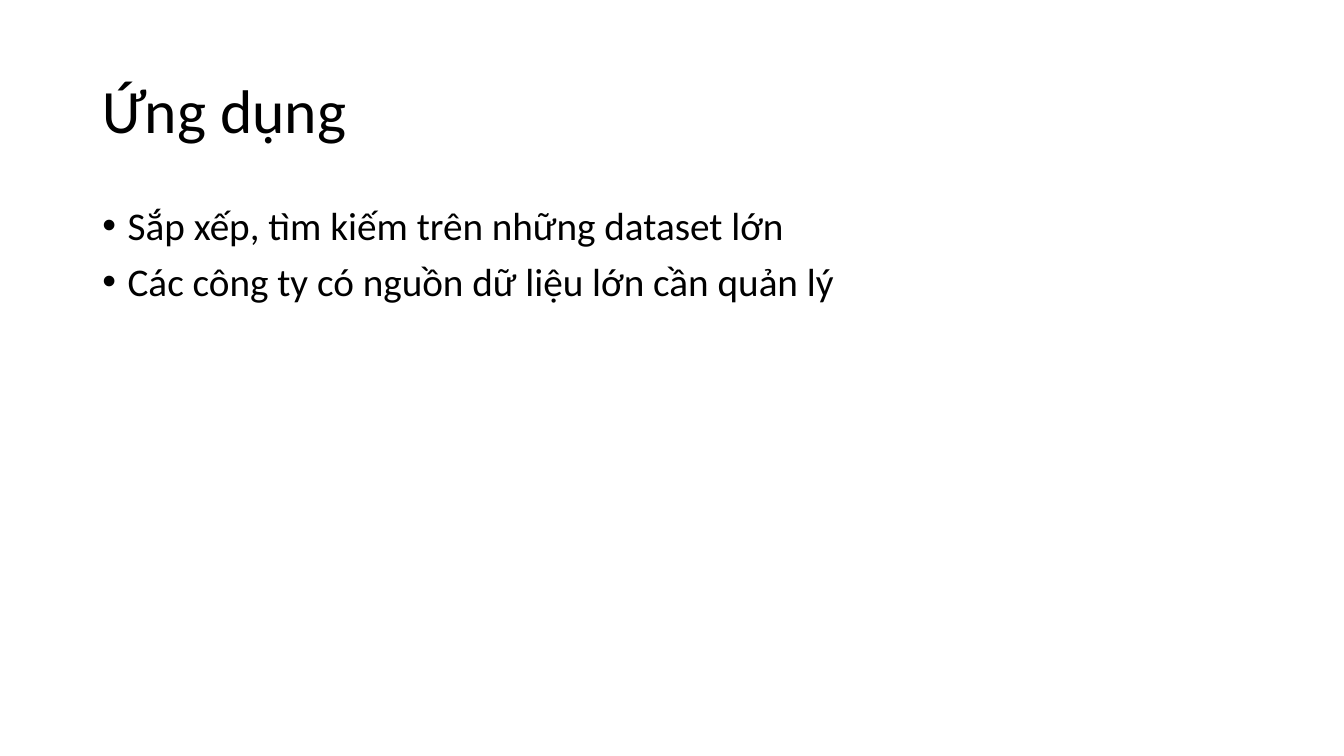
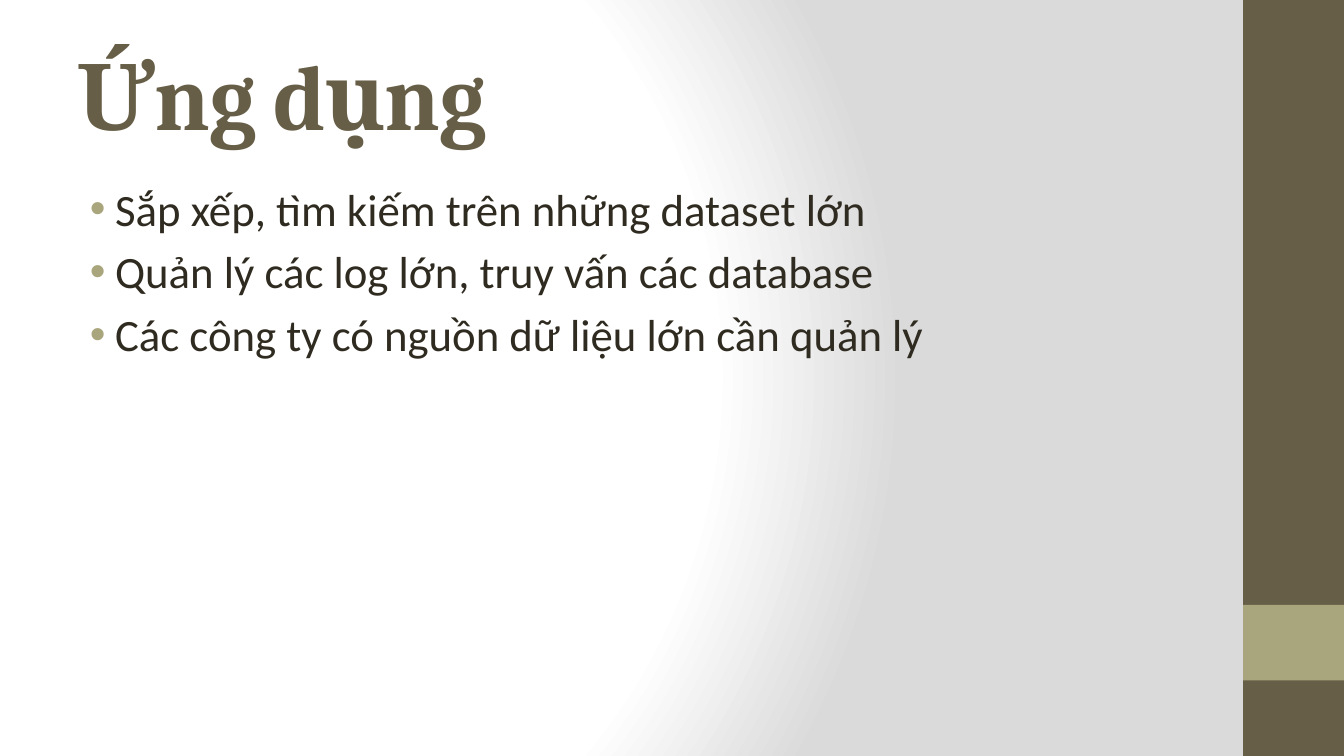
Before and after one commit to unicorn-vn/cs523-o11-team-12, a slide deck: slide 11 of slide/Sắp xếp ngoại (External Sort).pptx (slide 10 before the commit). Drawn at 1344x756 pixels with LibreOffice and Linux fonts; fonts in the diff are those of the drawing. Boxes give left, top, right and bottom in pixels: in the first picture for what was removed or moved away, otherwise in the second. Text is boxed around its words. In the diff, an @@ line names an element or a change of style, - is before the commit and + after.

```diff
--- a/slide/Sắp xếp ngoại (External Sort).pptx
+++ b/slide/Sắp xếp ngoại (External Sort).pptx
@@ background #FFFFFF to gradient #FFFFFF to #DADADA @@
@@ rectangle added at <box>1243,0,1344,756</box>, fill #675E47 @@
@@ title "Ứng dụng": place and size @@
-title "Ứng dụng" at <box>102,82,346,144</box>
+title "Ứng dụng" at <box>68,30,1188,156</box>
@@ title "Ứng dụng" at <box>68,30,1188,156</box>: size 44 to 66 pt, font Calibri to Cambria, text colour #000000 to #675E47, letter spacing 0 to -1 pt, bold on; line spacing 0.9 to 1 @@
@@ text "Sắp xếp, tìm kiếm trên ...": place and size @@
-text "Sắp xếp, tìm kiếm trên ..." at <box>128,208,834,303</box>
+text "Sắp xếp, tìm kiếm trên ..." at <box>115,190,923,359</box>
@@ text at <box>115,190,923,359</box>: size 28 to 32 pt, text colour #000000 to #2F2B20 in "Sắp xếp, tìm kiếm trên những dataset ...", "Các công ty có nguồn dữ liệu ..."; indent changed; line spacing 0.9 to 1; less space between paragraphs @@
@@ text at <box>115,254,873,296</box>: paragraph added @@
+• Quản lý các log lớn, truy vấn các database
@@ rectangle added at <box>1243,605,1344,681</box>, fill #A9A57C @@
```
Also in this commit, not shown: 7 other slides changed, 4 slides added, 2 slides removed.
